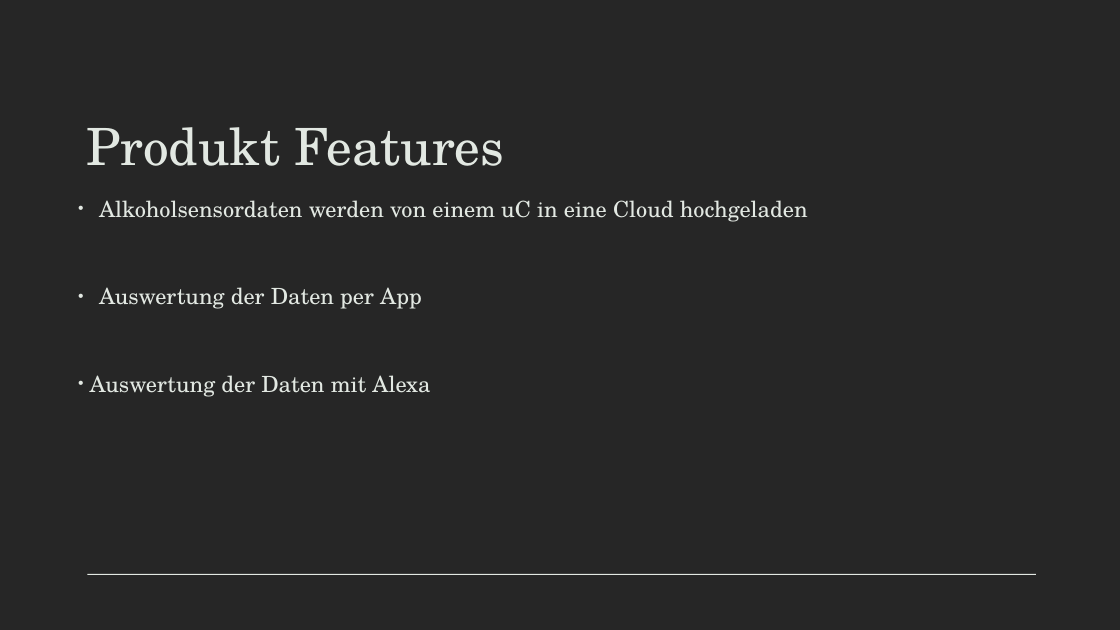
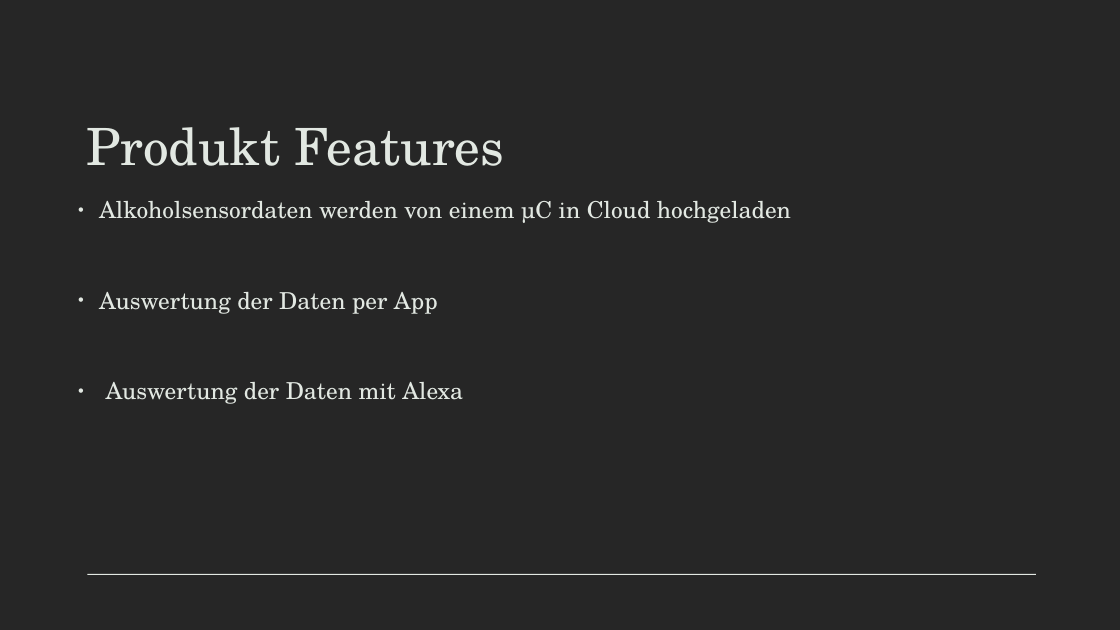
Before and after one commit to B4ldur-ts/smart-booze, a slide deck: slide 5 of Smartbooze_Pitch_Deck.pptx. Drawn at 1120x630 pixels with LibreOffice and Linux fonts; fonts in the diff are those of the drawing. Boxes give left, top, right and bottom in pixels: in the first picture for what was removed or moved away, otherwise in the second. Text is boxed around its words. In the diff, an @@ line names an element or a change of style, - is before the commit and + after.

Commit message:
added pictures to presentation and fixed spelling

```diff
--- a/Smartbooze_Pitch_Deck.pptx
+++ b/Smartbooze_Pitch_Deck.pptx
@@ text at [99,201,791,223]: text changed; size 19.1 to 20 pt @@
-• Alkoholsensordaten werden von einem uC in eine Cloud hochgeladen
+• Alkoholsensordaten werden von einem µC in Cloud hochgeladen
@@ text at [99,292,463,404]: size 19.1 to 20 pt in "Auswertung der Daten per App", "Auswertung der Daten mit Alexa" @@
```
Also in this commit, not shown: 7 other slides changed.
